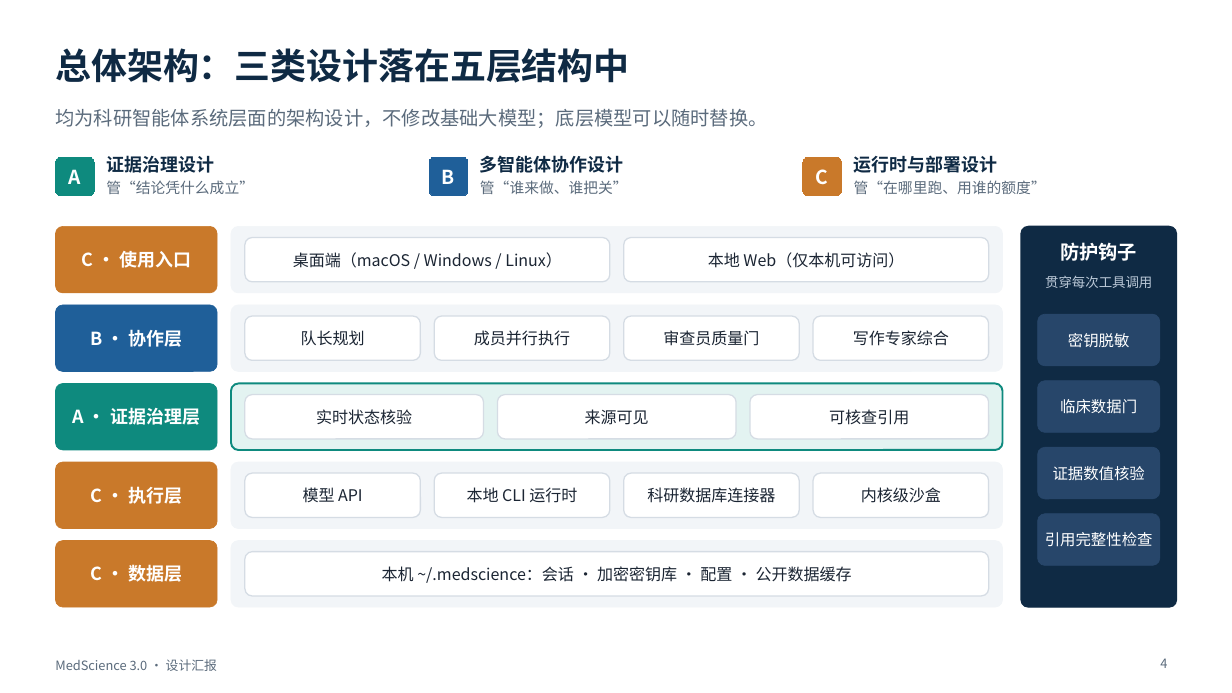
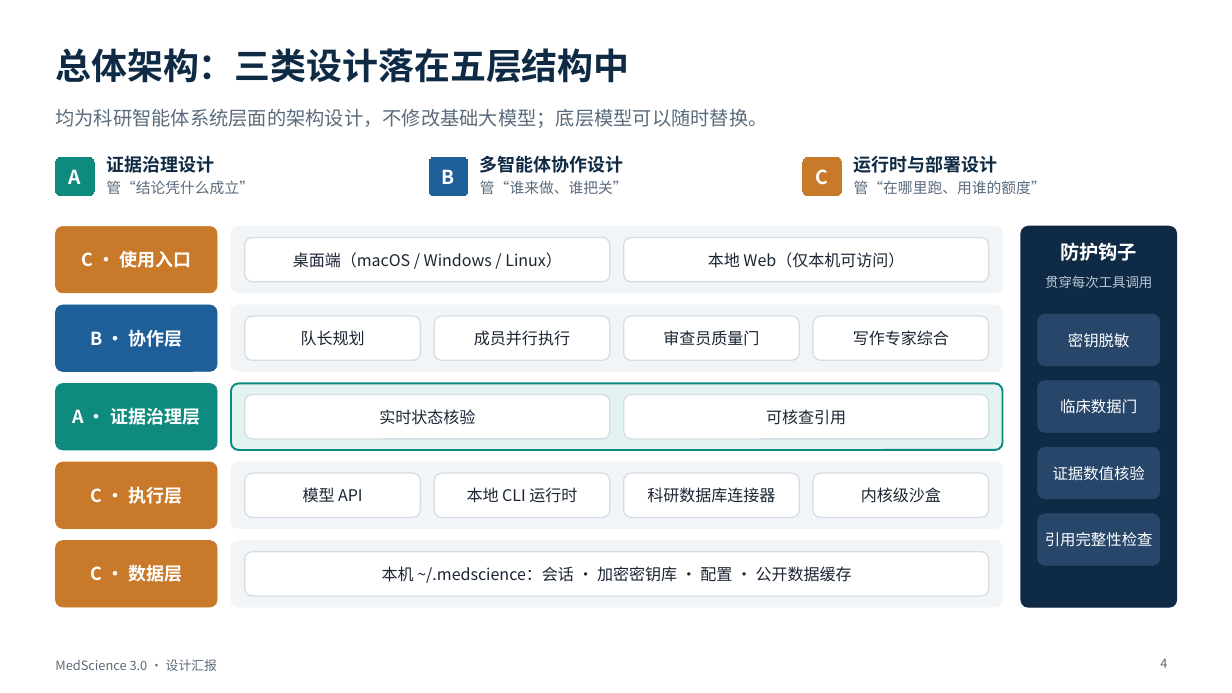
Before and after one commit to BenjaminDuo/MedScience, a slide deck: slide 4 of docs/presentation/MedScience-3.0-设计汇报.pptx. Drawn at 1232x693 pixels with LibreOffice and Linux fonts; fonts in the diff are those of the drawing. Boxes give left, top, right and bottom in pixels: in the first picture for what was removed or moved away, otherwise in the second. Text is boxed around its words. In the diff, an @@ line names an element or a change of style, - is before the commit and + after.

```diff
--- a/docs/presentation/MedScience-3.0-设计汇报.pptx
+++ b/docs/presentation/MedScience-3.0-设计汇报.pptx
@@ rounded rectangle "实时状态核验": place and size @@
-rounded rectangle "实时状态核验" at box(245, 395, 483, 439)
+rounded rectangle "实时状态核验" at box(245, 395, 610, 439)
@@ rounded rectangle removed at box(497, 395, 736, 439) @@
-来源可见
@@ rounded rectangle "可核查引用": place and size @@
-rounded rectangle "可核查引用" at box(750, 395, 989, 439)
+rounded rectangle "可核查引用" at box(624, 395, 989, 439)
```
Also in this commit, not shown: 4 other slides changed, 1 slide added, 2 slides removed, 5 other files.
